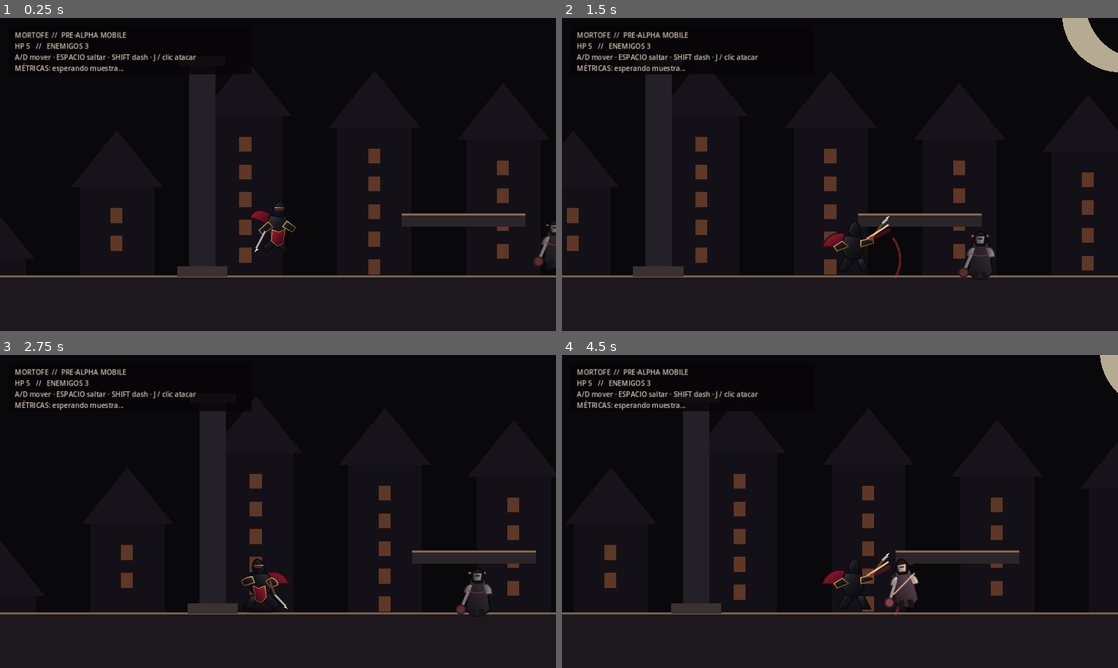
Above: before the commit, frames 1-4 (two rows, left to right).
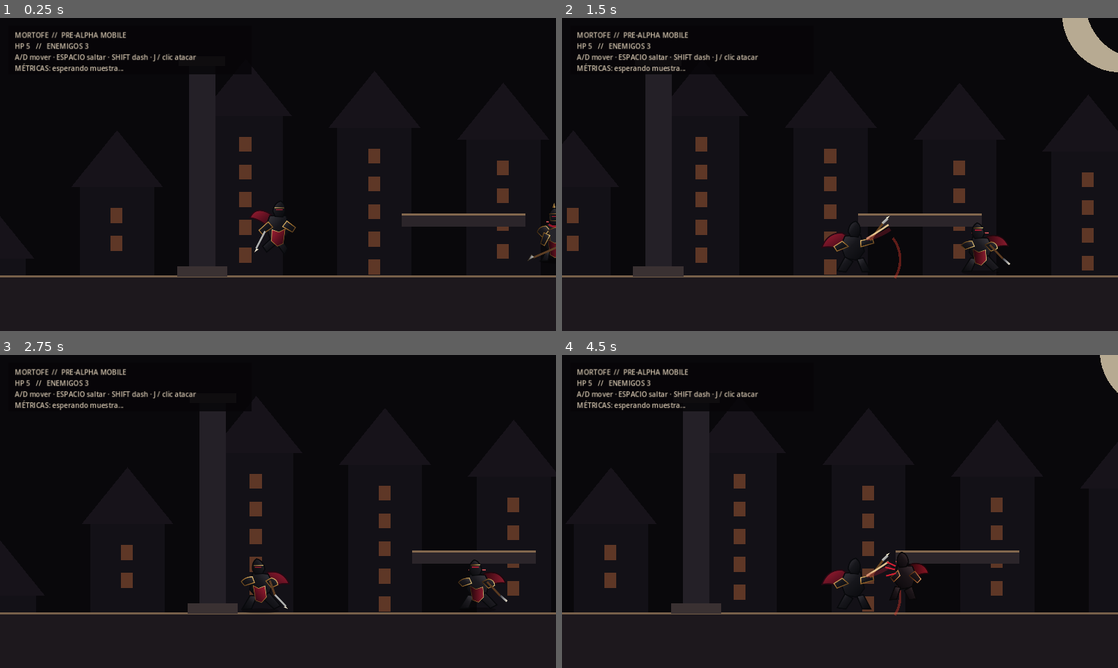
Above: after the commit, the same moments.

Repository: heliossamuelhernandezreyes/Godot-juegos-2d
Game: Godot game, scene res://main.tscn
Two runs of this game, one before a commit and one after it. Both use one fixed random seed, a clock stepped at 60 frames per second and the inputs below.
Inputs (mouse positions are in pixels of both pictures, inside the frame that each line leads up to):
- Up to frame 1 (0.25 s): no input
- Up to frame 2 (1.5 s): tap Enter at 0.5 s; move the mouse to (962, 158) at 0.52 s; hold D (move_right) 0.53-1.25 s; tap J (attack) at 0.6 s; click (962, 158) at 0.67 s; tap Space (jump) at 0.77 s; drag from (728, 190) to (856, 233) at 1.27 s
- Up to frame 3 (2.75 s): move the mouse to (333, 442) at 2.02 s; hold A (move_left) from 2.03 s (still down); tap Shift (dash) at 2.1 s; tap J (attack) at 2.3 s
- Up to frame 4 (4.5 s): release A (move_left) at 2.75 s; drag from (812, 574) to (1023, 602) at 2.77 s; move the mouse to (1006, 558) at 3.52 s; hold D (move_right) 3.53-4.25 s; tap J (attack) at 3.6 s; tap Space (jump) at 3.77 s; drag from (673, 464) to (923, 602) at 4.27 s

The runs differ from the first frame. In frame 1, 0.3% of the frame differs, in the area x 94-100%, y 59-80%; in frame 2, 0.5%; in frame 3, 0.5%; in frame 4, 0.6%, in the area x 58-66%, y 62-82%.

Commit message:
feat(mortofe): animate enemies from baroque atlas

Diff:
--- a/Mortofe/scripts/enemy.gd
+++ b/Mortofe/scripts/enemy.gd
@@ -5,13 +5,12 @@
 
 const Hitbox2D = preload("res://scripts/combat/hitbox_2d.gd")
 const Hurtbox2D = preload("res://scripts/combat/hurtbox_2d.gd")
-const ENEMY_IDLE = preload("res://art/characters/enemy/enemy_idle.svg")
-const ENEMY_ATTACK = preload("res://art/characters/enemy/enemy_attack.svg")
-const ENEMY_HURT = preload("res://art/characters/enemy/enemy_hurt.svg")
+const ENEMY_ATLAS: Texture2D = preload("res://art/generated/enemy_atlas.svg")
+const FRAME_SIZE := Vector2(256, 256)
 
 @export var move_speed := 92.0
 @export var aggro_distance := 520.0
-@export var attack_distance := 58.0
+@export var attack_distance := 68.0
 @export var max_health := 3
 
 var target: Node2D
@@ -20,10 +19,12 @@
 var attack_window_left := 0.0
 var hurt_flash_left := 0.0
 var hit_stun_left := 0.0
+var death_left := 0.0
+var dead := false
 var facing := -1
 var gravity := float(ProjectSettings.get_setting("physics/2d/default_gravity", 980.0))
 var attack_hitbox: Area2D
-var visual: Sprite2D
+var visual: AnimatedSprite2D
 
 func _ready() -> void:
 	health = max_health
@@ -44,13 +45,22 @@
 	if not is_on_floor():
 		velocity.y += gravity * delta
 
+	if dead:
+		death_left = maxf(0.0, death_left - delta)
+		velocity.x = move_toward(velocity.x, 0.0, 850.0 * delta)
+		move_and_slide()
+		_update_visual()
+		if death_left <= 0.0:
+			queue_free()
+		return
+
 	if hit_stun_left > 0.0:
 		velocity.x = move_toward(velocity.x, 0.0, 420.0 * delta)
 	else:
 		_update_ai(delta)
 
 	if is_instance_valid(attack_hitbox):
-		attack_hitbox.position.x = 36.0 * float(facing)
+		attack_hitbox.position.x = 43.0 * float(facing)
 	move_and_slide()
 	_update_visual()
 	queue_redraw()
@@ -72,20 +82,20 @@
 		velocity.x = move_toward(velocity.x, 0.0, 700.0 * delta)
 
 func _try_attack(distance: float) -> void:
-	if distance > attack_distance or attack_cooldown_left > 0.0:
+	if dead or distance > attack_distance or attack_cooldown_left > 0.0:
 		return
 	attack_cooldown_left = 0.9
-	attack_window_left = 0.14
+	attack_window_left = 0.18
 	if is_instance_valid(attack_hitbox):
 		attack_hitbox.begin_window()
-	get_tree().create_timer(0.14).timeout.connect(_finish_attack_window)
+	get_tree().create_timer(0.15).timeout.connect(_finish_attack_window)
 
 func _finish_attack_window() -> void:
 	if is_instance_valid(attack_hitbox):
 		attack_hitbox.end_window()
 
 func take_damage(amount: int, source_position: Vector2) -> bool:
-	if amount <= 0 or health <= 0:
+	if amount <= 0 or health <= 0 or dead:
 		return false
 	health = maxi(0, health - amount)
 	hurt_flash_left = 0.18
@@ -100,8 +110,10 @@
 	damaged.emit(amount, health, global_position)
 	queue_redraw()
 	if health <= 0:
+		dead = true
+		death_left = 0.38
+		collision_layer = 0
 		died.emit()
-		queue_free()
 	return true
 
 func _build_collision() -> void:
@@ -123,31 +135,65 @@
 func _build_attack_hitbox() -> void:
 	attack_hitbox = Hitbox2D.new()
 	var rect := RectangleShape2D.new()
-	rect.size = Vector2(58, 46)
+	rect.size = Vector2(78, 52)
 	attack_hitbox.configure(self, 1, 32, rect)
 	add_child(attack_hitbox)
 
+func _atlas_frame(index: int) -> AtlasTexture:
+	var frame := AtlasTexture.new()
+	frame.atlas = ENEMY_ATLAS
+	var column := index % 4
+	var row := floori(index / 4.0)
+	frame.region = Rect2(Vector2(column, row) * FRAME_SIZE, FRAME_SIZE)
+	return frame
+
+func _add_animation(frames: SpriteFrames, name: StringName, indices: Array[int], fps: float, looped: bool) -> void:
+	frames.add_animation(name)
+	frames.set_animation_speed(name, fps)
+	frames.set_animation_loop(name, looped)
+	for index in indices:
+		frames.add_frame(name, _atlas_frame(index))
+
 func _build_visual() -> void:
-	visual = Sprite2D.new()
-	visual.texture = ENEMY_IDLE
-	visual.position = Vector2(0, -20)
+	var frames := SpriteFrames.new()
+	if frames.has_animation(&"default"):
+		frames.remove_animation(&"default")
+	_add_animation(frames, &"idle", [0, 1], 2.0, true)
+	_add_animation(frames, &"run", [2, 3, 4, 5], 7.0, true)
+	_add_animation(frames, &"attack", [6, 7, 8], 10.0, false)
+	_add_animation(frames, &"hurt", [9], 1.0, false)
+	_add_animation(frames, &"death", [10, 11], 6.0, false)
+
+	visual = AnimatedSprite2D.new()
+	visual.sprite_frames = frames
+	visual.animation = &"idle"
+	visual.position = Vector2(0, -40)
+	visual.scale = Vector2(0.58, 0.58)
 	visual.texture_filter = CanvasItem.TEXTURE_FILTER_LINEAR
 	visual.z_index = 2
+	visual.play()
 	add_child(visual)
 
 func _update_visual() -> void:
 	if not is_instance_valid(visual):
 		return
-	var next_texture: Texture2D = ENEMY_IDLE
-	if hurt_flash_left > 0.0:
-		next_texture = ENEMY_HURT
+	var next_animation: StringName = &"idle"
+	if dead:
+		next_animation = &"death"
+	elif hurt_flash_left > 0.0:
+		next_animation = &"hurt"
 	elif attack_window_left > 0.0:
-		next_texture = ENEMY_ATTACK
-	visual.texture = next_texture
+		next_animation = &"attack"
+	elif absf(velocity.x) > 16.0:
+		next_animation = &"run"
+	if visual.animation != next_animation:
+		visual.play(next_animation)
 	visual.flip_h = facing < 0
-	visual.position = Vector2(0, -20)
+	visual.modulate = Color(1.0, 0.78, 0.78) if hurt_flash_left > 0.0 else Color.WHITE
 
 func _draw() -> void:
+	if dead:
+		return
 	for i in range(max_health):
-		var c := Color("a74749") if i < health else Color("2b292c")
-		draw_rect(Rect2(-18 + i * 13, -58, 9, 3), c, true)
+		var c := Color("b4494d") if i < health else Color("2b292c")
+		draw_rect(Rect2(-18 + i * 13, -64, 9, 3), c, true)
